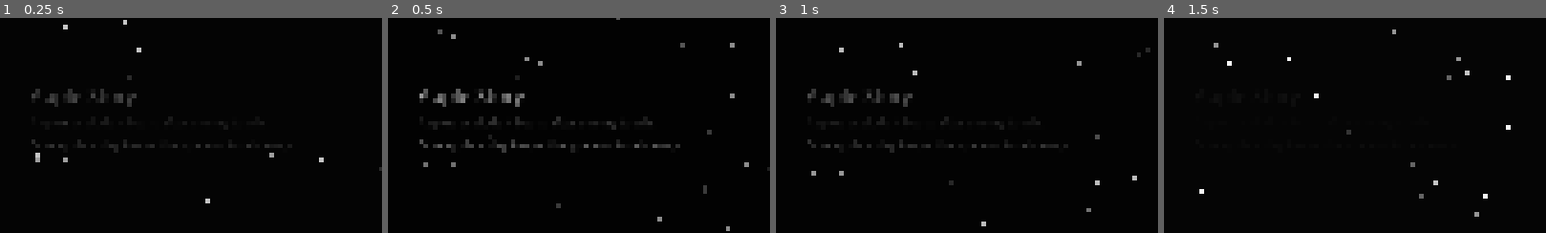
Above: before the commit, frames 1-4 (left to right).
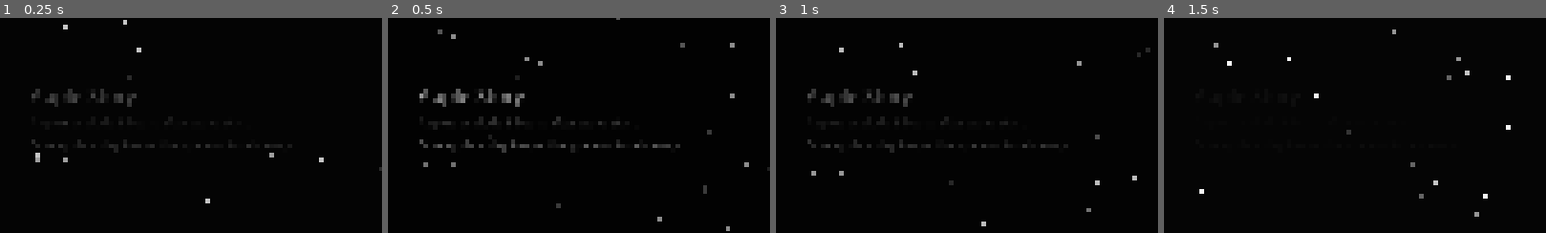
Above: after the commit, the same moments.

Repository: moby-it/cosmic-jack
Game: Godot game, scene res://levels/1/1.tscn
Same seed, same stepped clock (60 frames per second), same inputs: the game is played once before the commit and once after it. This scene is started directly instead of the project's main scene.
Inputs (mouse positions are % of the whole screen's width and height, from its top left):
- Up to frame 1 (0.25 s): no input
- Up to frame 2 (0.5 s): no input
- Up to frame 3 (1 s): click "resolve wave" at 0.5 s
- Up to frame 4 (1.5 s): tap Enter at 1.25 s; move the mouse to (72, 45) at 1.27 s; hold Up (ui_up) from 1.28 s (still down); tap O at 1.35 s; click (72, 45) at 1.42 s
The pictures show only the part of the screen within x 21-71%, y 10-60%; the shares and areas given below are measured in that part.

The runs differ from the first frame. In frame 2, 0.2% of the frame differs, in the area x 31-70%, y 48-52%; in frame 3, less than 0.1%; in frame 4, less than 0.1%.

Commit message:
feat: change apple explosion trigger to wave start
- Modified apple to trigger on wave_resolving signal instead of enemy touch
- Increased apple detonation delay from 4 to 8 beats
- Updated tutorial text and tooltips to reflect the new behavior
- Added "level" group to level.tscn to support signal connection

🤖 Generated with [Claude Code](https://claude.ai/code)

Co-Authored-By: Claude <noreply@anthropic.com>

Diff:
--- a/fruits/apple/apple.gd
+++ b/fruits/apple/apple.gd
@@ -1,4 +1,4 @@
-# apple triggers on enemy touch
+# apple triggers on wave init
 
 extends Node2D
 
@@ -13,12 +13,15 @@
 	explosive.draw_explosive_radius(self)
 
 func _ready() -> void:
-	var ex_radius: Area2D = self.get_node("ExplosiveRadius")
-	ex_radius.area_entered.connect(enemy_entered)
 	to_movable()
+	# Connect to level to detect when wave is initialized
+	var level = get_tree().get_first_node_in_group("level")
+	if level:
+		# Start explosion countdown when wave resolving begins
+		level.wave_resolving.connect(on_wave_resolving)
 
-func enemy_entered(a: Area2D) -> void:
-	if a.get_parent().is_in_group("enemies") && not exploding:
+func on_wave_resolving() -> void:
+	if not exploding:
 		exploding = true
 		explosive.start_explosion_timer(self)
 
--- a/fruits/apple/apple.tscn
+++ b/fruits/apple/apple.tscn
@@ -7,7 +7,7 @@
 [sub_resource type="Resource" id="Resource_ad5qp"]
 script = ExtResource("2_dn3uh")
 radius = 300.0
-detonation_delay = 4
+detonation_delay = 8
 
 [sub_resource type="CircleShape2D" id="CircleShape2D_ajhhp"]
 radius = 48.0
--- a/levels/1/apple_intro.wave.tres
+++ b/levels/1/apple_intro.wave.tres
@@ -24,7 +24,7 @@
 script = ExtResource("5_3jyvn")
 enabled = true
 title = "Apple Story"
-subtitle = "Apples explode 4 beats after enemy touch."
+subtitle = "Apples explode 8 beats after wave start."
 description = "One apple a day keeps the space animals away"
 convoys = Array[ExtResource("2_hbyly")]([SubResource("Resource_8v38k")])
 bpm = 120
--- a/levels/level.gd
+++ b/levels/level.gd
@@ -4,6 +4,7 @@
 signal health_depleted
 signal level_completed
 signal wave_completed
+signal wave_resolving
 signal fruit_placed
 
 var control_tooltips = "ctrl + left_click = move fruit, ctrl + right click = remove fruit, r = restart wave preview"
@@ -126,6 +127,8 @@
 		resolve_btn.disabled = true
 		resolve_btn.text = "resolving"
 		clear_wave()
+		# Emit signal to trigger apples to start countdown
+		wave_resolving.emit()
 		create_wave()
 
 # we are adding the active_fruit when the mouse enters the play area
--- a/levels/level.tscn
+++ b/levels/level.tscn
@@ -7,7 +7,7 @@
 [ext_resource type="Script" uid="uid://bskkd332a4oyt" path="res://levels/frames.gd" id="6_26sqf"]
 [ext_resource type="Script" uid="uid://bc1cij0kstu21" path="res://version.gd" id="6_n7bey"]
 
-[node name="Level" type="Node2D"]
+[node name="Level" type="Node2D" groups=["level"]]
 script = ExtResource("1_6fb17")
 
 [node name="WavesContainer" type="Node2D" parent="."]
--- a/singletons/fruits.gd
+++ b/singletons/fruits.gd
@@ -8,7 +8,7 @@
 	"cherry": preload("res://fruits/cherry/cherry.tscn")
 }
 var tooltips = {
-	"apple":"Explodes 4 beats after enemy touch.",
+	"apple":"Explodes 8 beats after wave start.",
 	"watermelon":"Explodes 2 beat after an overlapping explosion.",
 	"cherry":"Explodes on next beat after enemy touch."
 }
--- a/tutorial/tutorial.gd
+++ b/tutorial/tutorial.gd
@@ -56,7 +56,7 @@
 This wave has a single apple as ammo.
 """
 var txt_4_1 = """
-Fruits have different trigger conditions. For example, the apple explodes 4 [u]beats[/u] after enemy contact.
+Fruits have different trigger conditions. For example, the apple explodes 8 [u]beats[/u] after wave start.
 
 It's music beats, not seconds!
 """
Not shown: 1 places in levels/wave_announcer.tscn that only renumber resources
Not shown, added: CLAUDE.md
